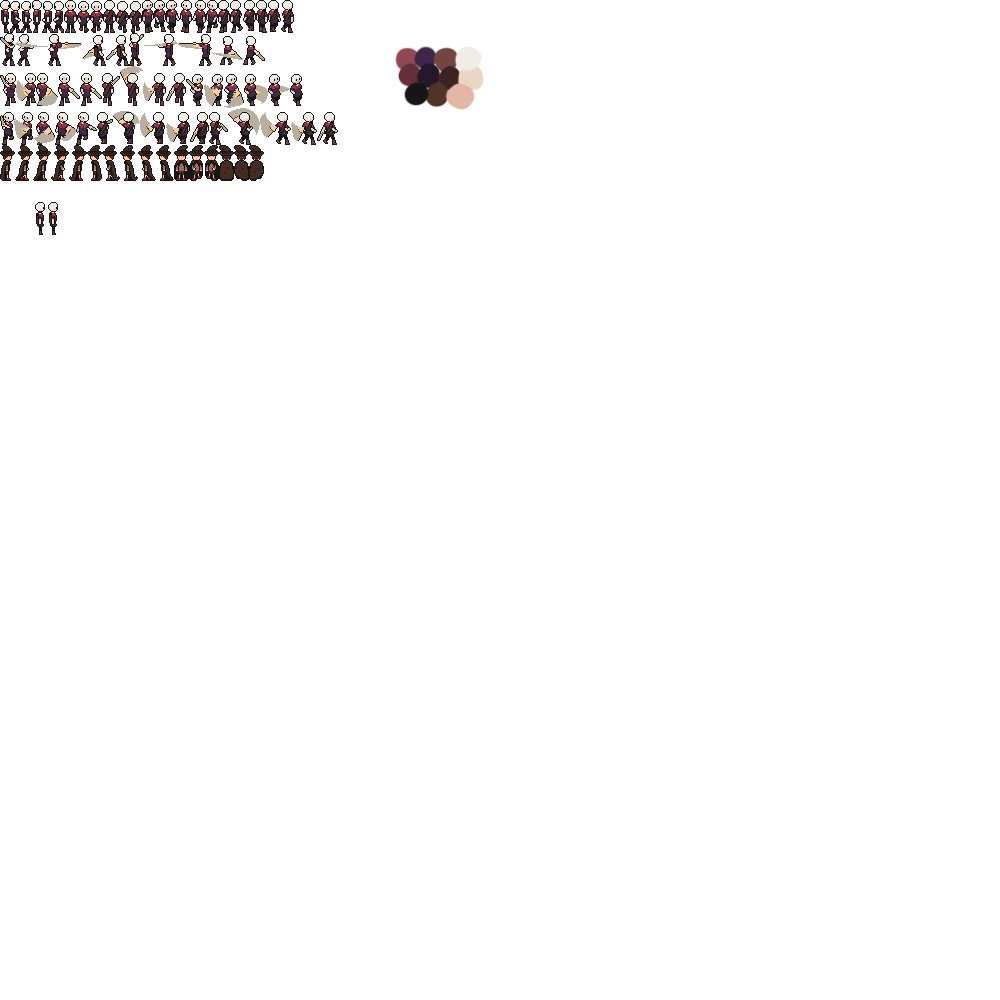
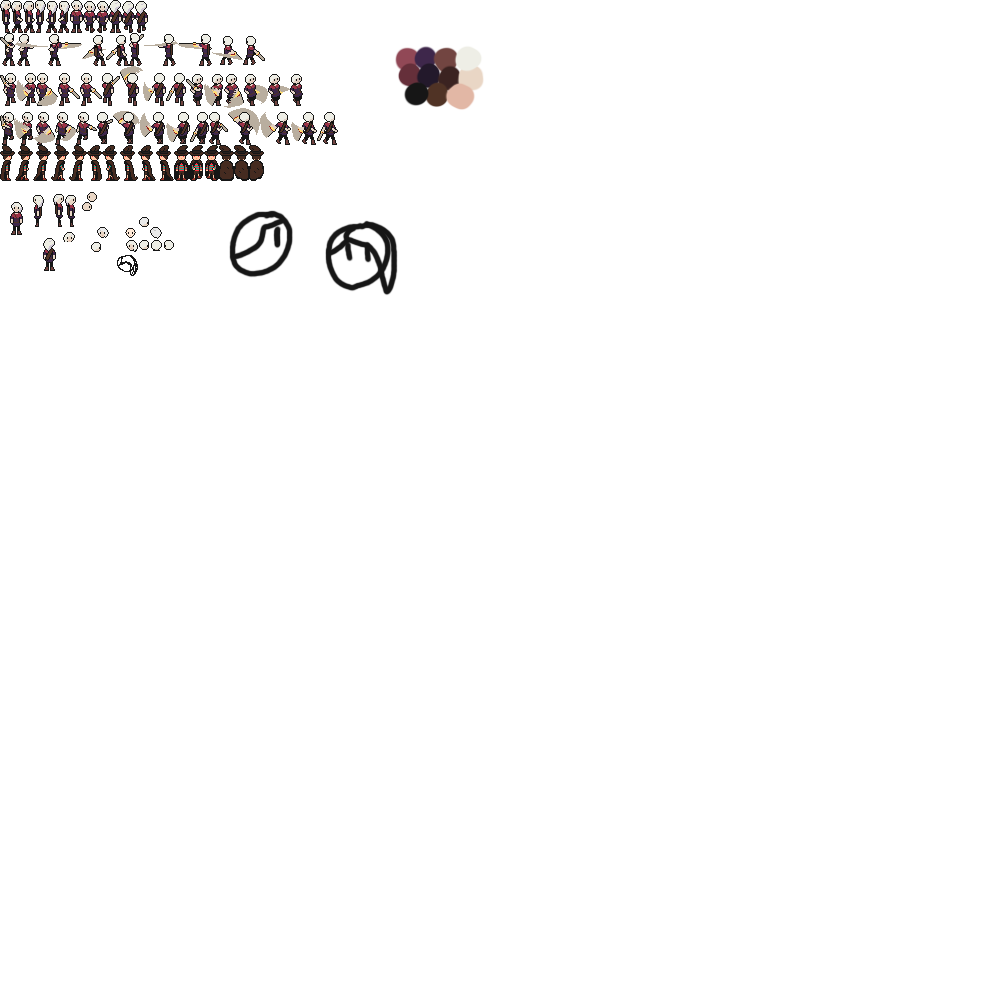
Layered file, before and after one edit (1000 x 1000). Changes by layer:
renamed "Layer 53" to "Layer 1", painted on it over [0, 0, 398, 296]
